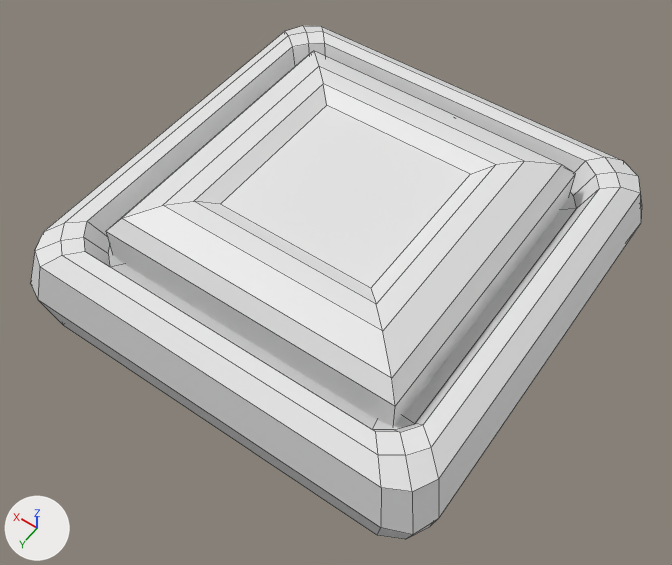
Renders of the FBX model Assets/Assets/3D/Boton.fbx from each side of a commit.
The view is the same before and after, from a 50 mm lens placed at (-1.88, 19.37, 3.89), pointed at (-0.08, 16.86, -0.06). The axes (+X, +Y, +Z) are drawn at lower left. The lights are the same throughout. The older version comes first. Mesh edges are drawn as thin lines. Where no turn or scale is listed for an object, it has been applied to the vertices.

Objects in the first picture: 'Base', 'Boton'.
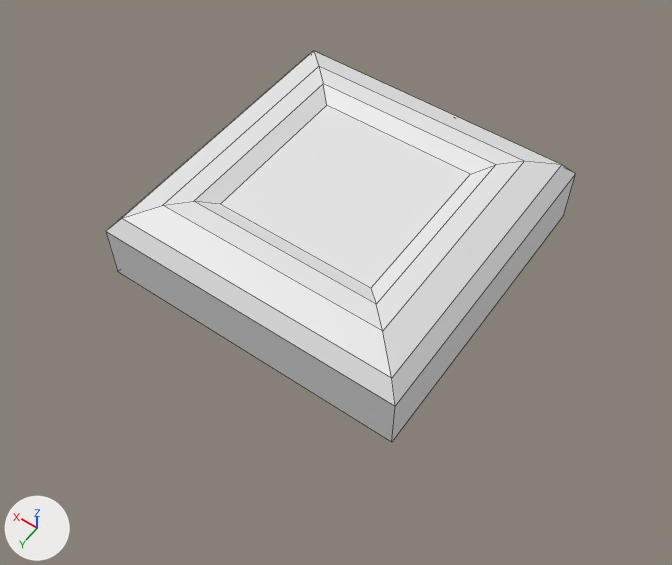
Boxes (x1, y1, x2, y2) around the edits, measured in the pictures (672 x 565 px):
'Base', deleted: before (31, 26, 642, 539)

The change in detail:
Object 'Base' (ob_base) is deleted.
